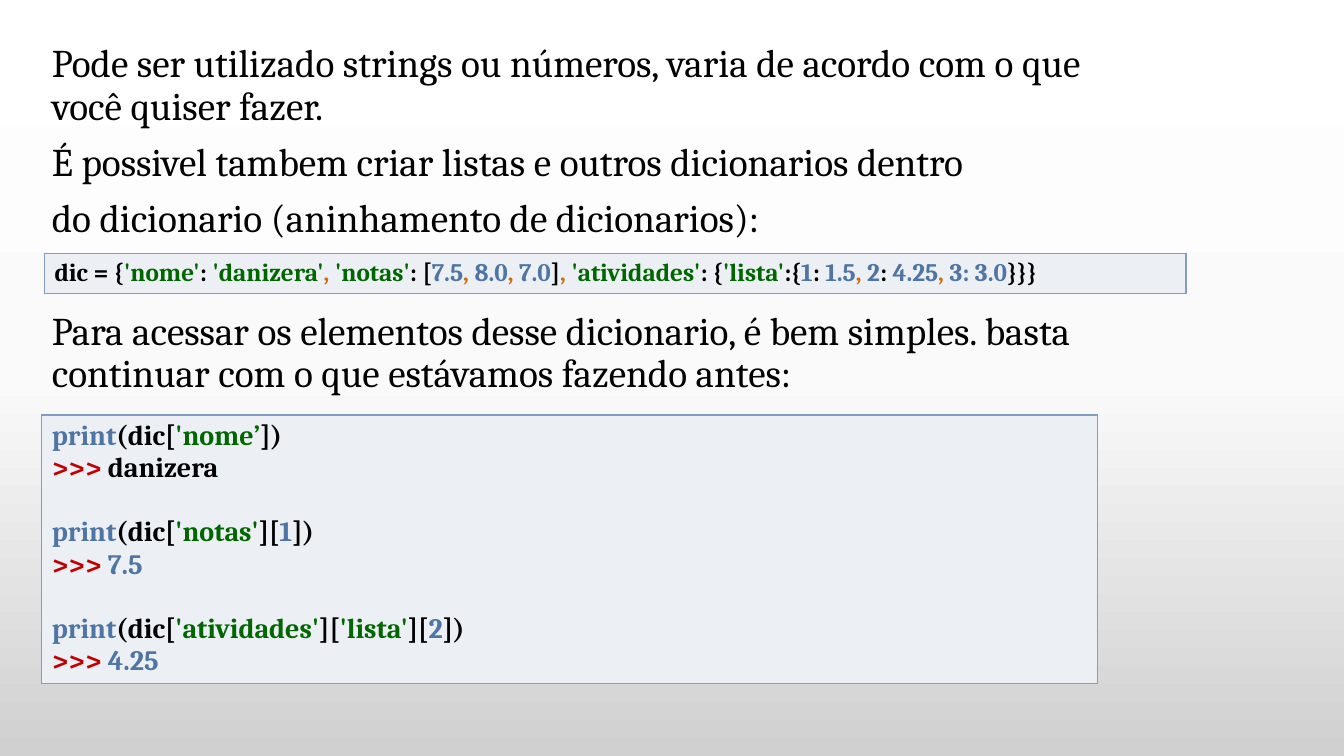
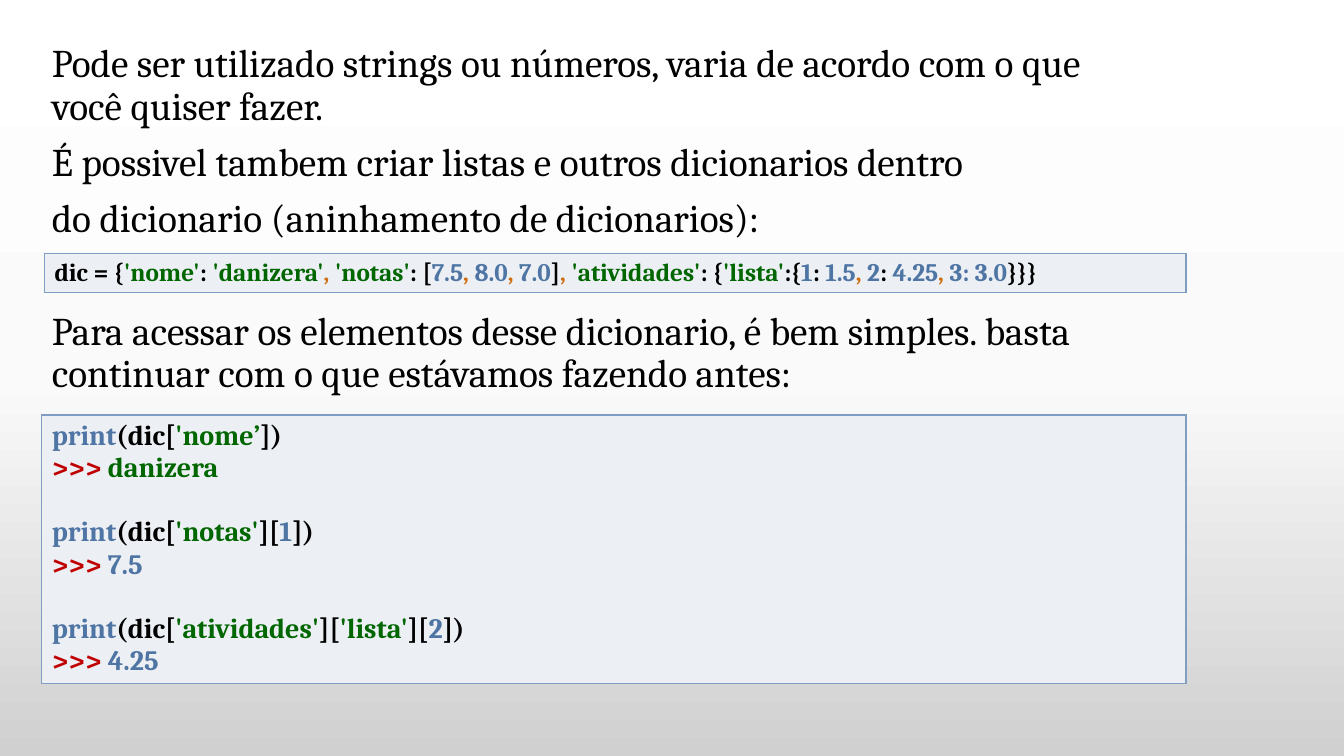
Before and after one commit to daniellygj/Fatec, a slide deck: slide 15 of 1º semestre/Revisões by danny/2º bimestre/Revisão Algoritmos.pptx (slide 10 before the commit). Drawn at 1344x756 pixels with LibreOffice and Linux fonts; fonts in the diff are those of the drawing; background and template pictures are left out. Boxes give left, top, right and bottom in pixels: in the first picture for what was removed or moved away, otherwise in the second. Text is boxed around its words. In the diff, an @@ line names an element or a change of style, - is before the commit and + after.

```diff
--- a/1º semestre/Revisões by danny/2º bimestre/Revisão Algoritmos.pptx
+++ b/1º semestre/Revisões by danny/2º bimestre/Revisão Algoritmos.pptx
@@ table at <box>41,415,1186,695</box> @@
@@ text colour #000000 to #006600 in "danizera" @@
@@ table: place and size @@
-table at <box>41,415,1097,695</box>
+table at <box>41,415,1186,695</box>
```
Also in this commit, not shown: 8 other slides changed, 5 slides added.
